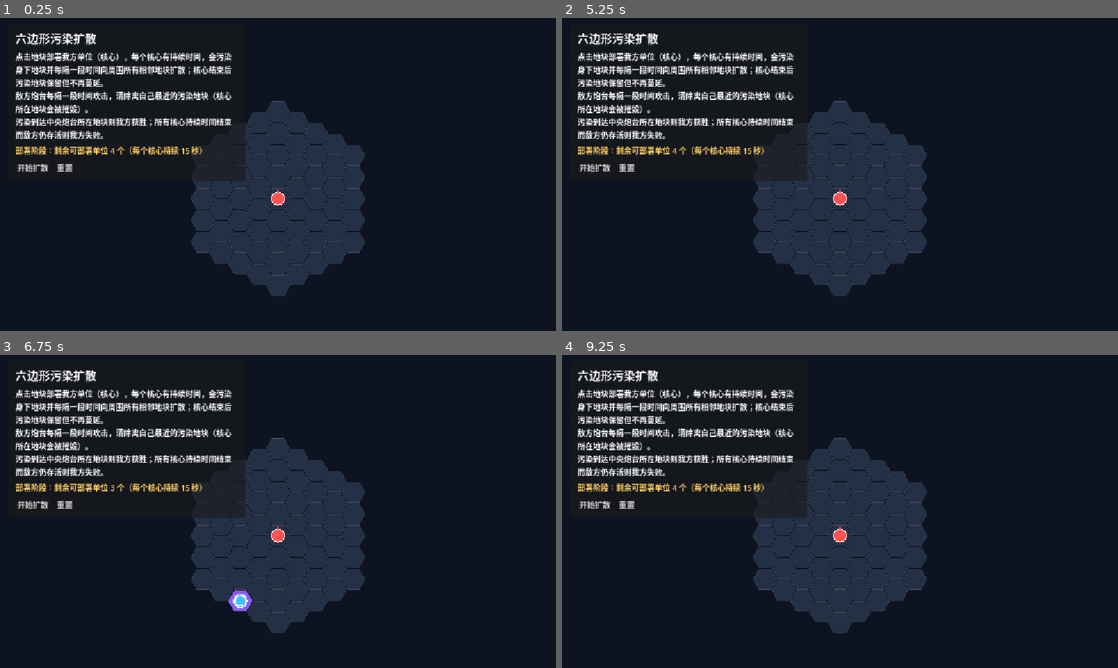
Above: before the commit, frames 1-4 (two rows, left to right).
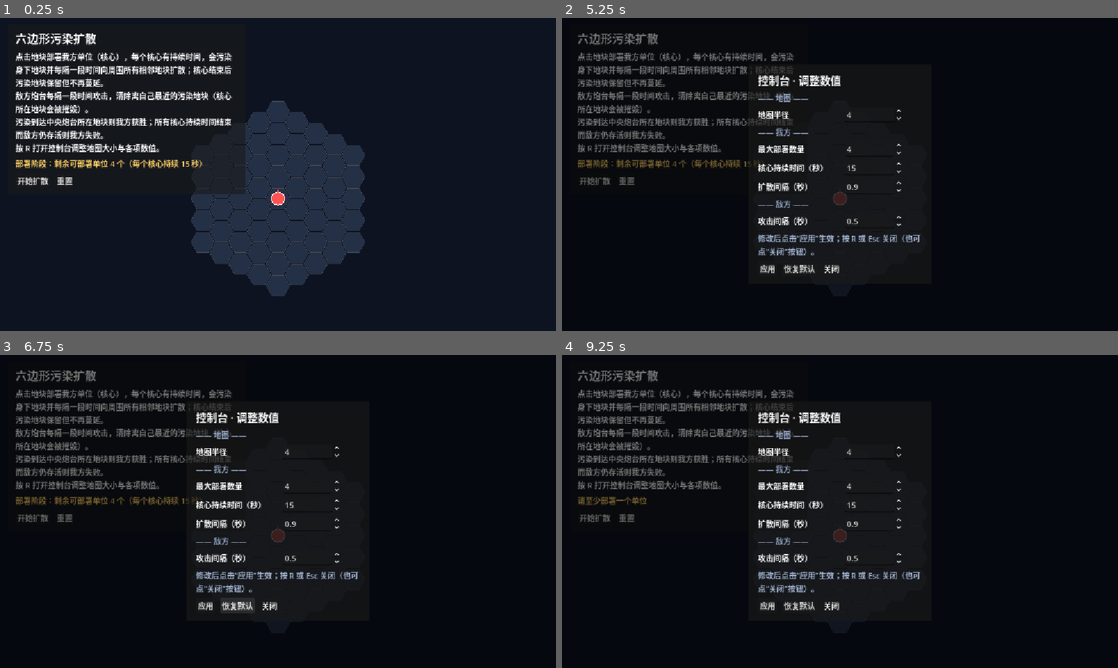
Above: after the commit, the same moments.

Repository: Dilute-l/ProjectGrow
Game: Godot game, scene res://hex_game.tscn
Two runs of this game, one before a commit and one after it. Both use one fixed random seed, a clock stepped at 60 frames per second and the inputs below.
Inputs (mouse positions are in pixels of both pictures, inside the frame that each line leads up to):
- Up to frame 1 (0.25 s): no input
- Up to frame 2 (5.25 s): click "开始扩散" at 0.5 s; click "开始扩散" at 1.25 s; click "重置" at 2 s; click "重置" at 2.75 s; click "开始扩散" at 3.5 s; click "重置" at 4.25 s; tap Enter at 5 s; move the mouse to (962, 158) at 5.02 s; tap R at 5.1 s; click (962, 158) at 5.17 s
- Up to frame 3 (6.75 s): tap Space at 5.27, 5.57 s; click (205, 605) at 5.75 s, where only the run after the commit has a clickable "应用"; click (239, 605) at 6.5 s, where only the run after the commit has a clickable "恢复默认"
- Up to frame 4 (9.25 s): click (828, 605) at 7.25 s, where only the run after the commit has a clickable "关闭"; tap Space at 8 s; drag from (728, 527) to (812, 574) at 8.02 s; tap Enter at 8.75, 8.85 s; move the mouse to (895, 442) at 8.77 s; click (895, 442) at 8.92 s; tap R at 9.05 s

The runs differ from the first frame. In frame 1, 2.0% of the frame differs, in the area x 2-45%, y 40-57%; in frame 2, 19%; in frame 3, 19%, in the area x 2-66%, y 4-89%; in frame 4, 19%.

Commit message:
console & executable file

Diff:
--- a/scripts/hex_game.gd
+++ b/scripts/hex_game.gd
@@ -7,16 +7,26 @@
 ## 清除离自己最近的污染地块（若为核心所在地块则摧毁核心）。
 ## 污染到达中央炮台所在地块 => 炮台损毁、我方获胜；
 ## 所有核心持续时间结束而敌方仍存活 => 我方失败。
-
-# ---------------------------------------------------------------------------
-# 配置
-# ---------------------------------------------------------------------------
-const HEX_SIZE := 26.0            # 六边形中心到顶点的距离（像素）
-const GRID_RADIUS := 4            # 六边形地图半径（中心向外层数）
-const MAX_UNITS := 4              # 可部署的我方单位数量
-const SPREAD_INTERVAL := 0.9      # 每次扩散的时间间隔（秒）
-const CORE_DURATION := 15.0       # 每个单位“核心”的持续时间（秒）
-const ENEMY_ATTACK_INTERVAL := 0.5  # 敌方每次攻击的间隔（秒）
+## 按 R 打开/关闭控制台，可调整地图大小、我方与敌方的数值。
+
+# ---------------------------------------------------------------------------
+# 配置（运行时可在控制台中调整）
+# ---------------------------------------------------------------------------
+const HEX_SIZE_DEFAULT := 26.0        # 六边形中心到顶点的距离（像素，默认）
+const GRID_RADIUS_DEFAULT := 4        # 六边形地图半径（中心向外层数，默认）
+
+const MAX_UNITS_DEFAULT := 4          # 我方可部署单位数量（默认）
+const CORE_DURATION_DEFAULT := 15.0   # 我方单位“核心”持续时间（秒，默认）
+const SPREAD_INTERVAL_DEFAULT := 0.9  # 扩散时间间隔（秒，默认）
+const ENEMY_ATTACK_INTERVAL_DEFAULT := 0.5  # 敌方攻击间隔（秒，默认）
+
+# 运行时数值（可在控制台修改）
+var hex_size := HEX_SIZE_DEFAULT
+var grid_radius := GRID_RADIUS_DEFAULT
+var max_units := MAX_UNITS_DEFAULT
+var core_duration := CORE_DURATION_DEFAULT
+var spread_interval := SPREAD_INTERVAL_DEFAULT
+var enemy_attack_interval := ENEMY_ATTACK_INTERVAL_DEFAULT
 
 const COL_BG           := Color("0d1321")
 const COL_TILE         := Color("243045")
@@ -49,6 +59,15 @@
 var map_offset := Vector2.ZERO
 var total_hexes := 0
 
+# 控制台
+var console_open := false
+var console_layer: CanvasLayer
+var sb_radius: SpinBox
+var sb_units: SpinBox
+var sb_core: SpinBox
+var sb_spread: SpinBox
+var sb_enemy: SpinBox
+
 var status_label: Label
 var info_label: Label
 var start_button: Button
@@ -58,12 +77,16 @@
 # ---------------------------------------------------------------------------
 func _ready() -> void:
 	_recenter()
+	_fit_hex_size()
 	total_hexes = all_cells().size()
 	_build_hud()
+	_build_console()
 	_update_status()
 	queue_redraw()
 
 func _process(delta: float) -> void:
+	if console_open:
+		return
 	if phase != Phase.RUNNING:
 		return
 	# 1) 核心倒计时（到期后核心消失，但其污染地块保留）
@@ -83,7 +106,7 @@
 		return
 	# 3) 污染蔓延（只要还有存活核心）
 	spread_timer += delta
-	if spread_timer >= SPREAD_INTERVAL:
+	if spread_timer >= spread_interval:
 		spread_timer = 0.0
 		_spread_tick()
 	if phase != Phase.RUNNING:  # 蔓延导致胜利
@@ -92,7 +115,7 @@
 		return
 	# 4) 敌方攻击
 	enemy_attack_timer += delta
-	if enemy_attack_timer >= ENEMY_ATTACK_INTERVAL:
+	if enemy_attack_timer >= enemy_attack_interval:
 		enemy_attack_timer = 0.0
 		_enemy_attack()
 	# 敌方攻击可能摧毁最后一个核心
@@ -104,12 +127,23 @@
 func _notification(what: int) -> void:
 	if what == NOTIFICATION_WM_SIZE_CHANGED:
 		_recenter()
+		_fit_hex_size()
 		queue_redraw()
 
 func _recenter() -> void:
 	var vs := get_viewport_rect().size
 	map_offset = Vector2(vs.x * 0.5, vs.y * 0.5 + 50.0)
 
+# 根据当前地图半径自动缩放六边形大小，使地图始终适配窗口
+func _fit_hex_size() -> void:
+	var vs := get_viewport_rect().size
+	var margin := 60.0
+	var avail_w := vs.x - margin * 2.0
+	var avail_h := vs.y - margin * 2.0 - 90.0  # 顶部 HUD 约 90px
+	var by_w := avail_w / (3.0 * grid_radius + 2.0)
+	var by_h := avail_h / (sqrt(3.0) * (2.0 * grid_radius + 1.0))
+	hex_size = clampf(minf(HEX_SIZE_DEFAULT, minf(by_w, by_h)), 8.0, HEX_SIZE_DEFAULT)
+
 # ---------------------------------------------------------------------------
 # 六边形数学（轴向坐标，平顶六边形）
 # ---------------------------------------------------------------------------
@@ -117,12 +151,12 @@
 	return Vector2(size * 1.5 * q, size * sqrt(3.0) * (r + q * 0.5))
 
 func hex_center(cell: Vector2i) -> Vector2:
-	return map_offset + axial_to_pixel(cell.x, cell.y, HEX_SIZE)
+	return map_offset + axial_to_pixel(cell.x, cell.y, hex_size)
 
 func pixel_to_hex(p: Vector2) -> Vector2i:
 	var lp := p - map_offset
-	var qf := (2.0 / 3.0 * lp.x) / HEX_SIZE
-	var rf := (-1.0 / 3.0 * lp.x + sqrt(3.0) / 3.0 * lp.y) / HEX_SIZE
+	var qf := (2.0 / 3.0 * lp.x) / hex_size
+	var rf := (-1.0 / 3.0 * lp.x + sqrt(3.0) / 3.0 * lp.y) / hex_size
 	var xf := qf
 	var zf := rf
 	var yf := -xf - zf
@@ -147,12 +181,12 @@
 	return maxi(absi(dx), maxi(absi(dy), absi(dz)))
 
 func in_bounds(cell: Vector2i) -> bool:
-	return cube_dist(cell, Vector2i.ZERO) <= GRID_RADIUS
+	return cube_dist(cell, Vector2i.ZERO) <= grid_radius
 
 func all_cells() -> Array[Vector2i]:
 	var arr: Array[Vector2i] = []
-	for q in range(-GRID_RADIUS, GRID_RADIUS + 1):
-		for r in range(-GRID_RADIUS, GRID_RADIUS + 1):
+	for q in range(-grid_radius, grid_radius + 1):
+		for r in range(-grid_radius, grid_radius + 1):
 			var c := Vector2i(q, r)
 			if in_bounds(c):
 				arr.append(c)
@@ -164,31 +198,31 @@
 func _draw() -> void:
 	draw_rect(Rect2(Vector2.ZERO, get_viewport_rect().size), COL_BG)
 	for cell in all_cells():
-		draw_hex(hex_center(cell), HEX_SIZE - 1.2, _tile_color(cell))
+		draw_hex(hex_center(cell), hex_size - 1.2, _tile_color(cell))
 	# 我方单位（核心）
 	for cell in units:
 		var c := hex_center(cell)
-		draw_circle(c, HEX_SIZE * 0.40, COL_UNIT)
-		draw_arc(c, HEX_SIZE * 0.40, 0.0, TAU, 24, COL_UNIT_RING, 2.0)
+		draw_circle(c, hex_size * 0.40, COL_UNIT)
+		draw_arc(c, hex_size * 0.40, 0.0, TAU, 24, COL_UNIT_RING, 2.0)
 		# 持续时间环（随剩余时间缩短）
-		var frac := clampf(units[cell] / CORE_DURATION, 0.0, 1.0)
-		draw_arc(c, HEX_SIZE * 0.52, -PI * 0.5, -PI * 0.5 + TAU * frac, 24, COL_UNIT_RING, 3.0)
+		var frac := clampf(units[cell] / core_duration, 0.0, 1.0)
+		draw_arc(c, hex_size * 0.52, -PI * 0.5, -PI * 0.5 + TAU * frac, 24, COL_UNIT_RING, 3.0)
 	# 敌方炮台
 	var tc := hex_center(turret_coord)
 	if turret_alive:
-		draw_circle(tc, HEX_SIZE * 0.52, COL_TURRET)
-		draw_arc(tc, HEX_SIZE * 0.52, 0.0, TAU, 24, COL_TURRET_RING, 2.0)
-		var dir := Vector2(0.0, -1.0) * HEX_SIZE * 0.82
-		var perp := Vector2(HEX_SIZE * 0.22, 0.0)
+		draw_circle(tc, hex_size * 0.52, COL_TURRET)
+		draw_arc(tc, hex_size * 0.52, 0.0, TAU, 24, COL_TURRET_RING, 2.0)
+		var dir := Vector2(0.0, -1.0) * hex_size * 0.82
+		var perp := Vector2(hex_size * 0.22, 0.0)
 		draw_colored_polygon(PackedVector2Array([tc + dir, tc + perp, tc - perp]), COL_TURRET)
 		if phase == Phase.RUNNING:
 			# 敌方攻击充能环
-			var afrac := clampf(enemy_attack_timer / ENEMY_ATTACK_INTERVAL, 0.0, 1.0)
-			draw_arc(tc, HEX_SIZE * 0.66, -PI * 0.5, -PI * 0.5 + TAU * afrac, 32, COL_TURRET_RING, 2.5)
+			var afrac := clampf(enemy_attack_timer / enemy_attack_interval, 0.0, 1.0)
+			draw_arc(tc, hex_size * 0.66, -PI * 0.5, -PI * 0.5 + TAU * afrac, 32, COL_TURRET_RING, 2.5)
 	else:
-		draw_circle(tc, HEX_SIZE * 0.52, COL_TURRET_DEAD)
-		draw_line(tc + Vector2(-1, -1) * HEX_SIZE * 0.3, tc + Vector2(1, 1) * HEX_SIZE * 0.3, COL_TURRET_RING, 3.0)
-		draw_line(tc + Vector2(-1, 1) * HEX_SIZE * 0.3, tc + Vector2(1, -1) * HEX_SIZE * 0.3, COL_TURRET_RING, 3.0)
+		draw_circle(tc, hex_size * 0.52, COL_TURRET_DEAD)
+		draw_line(tc + Vector2(-1, -1) * hex_size * 0.3, tc + Vector2(1, 1) * hex_size * 0.3, COL_TURRET_RING, 3.0)
+		draw_line(tc + Vector2(-1, 1) * hex_size * 0.3, tc + Vector2(1, -1) * hex_size * 0.3, COL_TURRET_RING, 3.0)
 
 func _tile_color(cell: Vector2i) -> Color:
 	var polluted_here := polluted.has(cell)
@@ -213,6 +247,19 @@
 # 交互
 # ---------------------------------------------------------------------------
 func _unhandled_input(event: InputEvent) -> void:
+	if event is InputEventKey and event.pressed:
+		if event.keycode == KEY_R:
+			if console_open:
+				_close_console()
+			else:
+				_open_console()
+			return
+		if event.keycode == KEY_ESCAPE:
+			if console_open:
+				_close_console()
+			return
+	if console_open:
+		return  # 控制台打开时，屏蔽游戏交互
 	if event is InputEventMouseMotion:
 		hover_cell = pixel_to_hex(event.position)
 		queue_redraw()
@@ -225,8 +272,6 @@
 	elif event is InputEventKey and event.pressed:
 		if (event.keycode == KEY_SPACE or event.keycode == KEY_ENTER) and phase == Phase.DEPLOY:
 			_start()
-		elif event.keycode == KEY_R:
-			_reset()
 
 func _try_place(cell: Vector2i) -> void:
 	if not in_bounds(cell):
@@ -235,10 +280,10 @@
 		return
 	if units.has(cell):
 		return
-	if units.size() >= MAX_UNITS:
-		_set_status("已达到最大部署数量（%d 个）" % MAX_UNITS)
-		return
-	units[cell] = CORE_DURATION
+	if units.size() >= max_units:
+		_set_status("已达到最大部署数量（%d 个）" % max_units)
+		return
+	units[cell] = core_duration
 	_pollute(cell)
 	_update_status()
 	queue_redraw()
@@ -346,7 +391,7 @@
 	vbox.add_child(title)
 
 	info_label = Label.new()
-	info_label.text = "点击地块部署我方单位（核心），每个核心有持续时间，会污染身下地块并每隔一段时间向周围所有相邻地块扩散；核心结束后污染地块保留但不再蔓延。\n敌方炮台每隔一段时间攻击，清除离自己最近的污染地块（核心所在地块会被摧毁）。\n污染到达中央炮台所在地块则我方获胜；所有核心持续时间结束而敌方仍存活则我方失败。"
+	info_label.text = "点击地块部署我方单位（核心），每个核心有持续时间，会污染身下地块并每隔一段时间向周围所有相邻地块扩散；核心结束后污染地块保留但不再蔓延。\n敌方炮台每隔一段时间攻击，清除离自己最近的污染地块（核心所在地块会被摧毁）。\n污染到达中央炮台所在地块则我方获胜；所有核心持续时间结束而敌方仍存活则我方失败。\n按 R 打开控制台调整地图大小与各项数值。"
 	info_label.autowrap_mode = TextServer.AUTOWRAP_WORD_SMART
 	info_label.custom_minimum_size = Vector2(460, 0)
 	vbox.add_child(info_label)
@@ -377,11 +422,170 @@
 func _update_status() -> void:
 	match phase:
 		Phase.DEPLOY:
-			_set_status("部署阶段：剩余可部署单位 %d 个（每个核心持续 %.0f 秒）" % [MAX_UNITS - units.size(), CORE_DURATION])
+			_set_status("部署阶段：剩余可部署单位 %d 个（每个核心持续 %.0f 秒）" % [max_units - units.size(), core_duration])
 		Phase.RUNNING:
-			var next_attack := maxf(ENEMY_ATTACK_INTERVAL - enemy_attack_timer, 0.0)
+			var next_attack := maxf(enemy_attack_interval - enemy_attack_timer, 0.0)
 			_set_status("扩散中…… 已污染 %d/%d 地块 | 存活核心 %d | 敌方 %.1f 秒后攻击" % [polluted.size(), total_hexes, units.size(), next_attack])
 		Phase.WON:
 			_set_status("胜利！敌方炮台所在地块已被污染，炮台损毁")
 		Phase.LOST:
 			_set_status("失败！所有单位核心已结束，而敌方炮台仍存活")
+
+# ---------------------------------------------------------------------------
+# 控制台
+# ---------------------------------------------------------------------------
+func _build_console() -> void:
+	console_layer = CanvasLayer.new()
+	console_layer.layer = 20
+	console_layer.visible = false
+	add_child(console_layer)
+
+	var dim := ColorRect.new()
+	dim.color = Color(0.0, 0.0, 0.0, 0.55)
+	dim.set_anchors_preset(Control.PRESET_FULL_RECT)
+	dim.mouse_filter = Control.MOUSE_FILTER_STOP
+	console_layer.add_child(dim)
+
+	var center := CenterContainer.new()
+	center.set_anchors_preset(Control.PRESET_FULL_RECT)
+	console_layer.add_child(center)
+
+	var panel := PanelContainer.new()
+	center.add_child(panel)
+
+	var margin := MarginContainer.new()
+	margin.add_theme_constant_override("margin_left", 20)
+	margin.add_theme_constant_override("margin_top", 16)
+	margin.add_theme_constant_override("margin_right", 20)
+	margin.add_theme_constant_override("margin_bottom", 16)
+	panel.add_child(margin)
+
+	var vbox := VBoxContainer.new()
+	vbox.add_theme_constant_override("separation", 8)
+	margin.add_child(vbox)
+
+	var title := Label.new()
+	title.text = "控制台 · 调整数值"
+	title.add_theme_font_size_override("font_size", 22)
+	vbox.add_child(title)
+
+	# 地图
+	vbox.add_child(_section_label("—— 地图 ——"))
+	sb_radius = _add_spin_row(vbox, "地图半径", 1.0, 8.0, 1.0, grid_radius, true)
+
+	# 我方
+	vbox.add_child(_section_label("—— 我方 ——"))
+	sb_units = _add_spin_row(vbox, "最大部署数量", 1.0, 12.0, 1.0, max_units, true)
+	sb_core = _add_spin_row(vbox, "核心持续时间（秒）", 1.0, 120.0, 1.0, core_duration, false)
+	sb_spread = _add_spin_row(vbox, "扩散间隔（秒）", 0.1, 10.0, 0.1, spread_interval, false)
+
+	# 敌方
+	vbox.add_child(_section_label("—— 敌方 ——"))
+	sb_enemy = _add_spin_row(vbox, "攻击间隔（秒）", 0.1, 30.0, 0.1, enemy_attack_interval, false)
+
+	var hint := Label.new()
+	hint.text = "修改后点击“应用”生效；按 R 或 Esc 关闭（也可点“关闭”按钮）。"
+	hint.autowrap_mode = TextServer.AUTOWRAP_WORD_SMART
+	hint.custom_minimum_size = Vector2(340, 0)
+	hint.add_theme_color_override("font_color", Color("9fb0cc"))
+	vbox.add_child(hint)
+
+	var hbox := HBoxContainer.new()
+	hbox.add_theme_constant_override("separation", 10)
+	vbox.add_child(hbox)
+
+	var apply_btn := Button.new()
+	apply_btn.text = "应用"
+	apply_btn.pressed.connect(_console_apply)
+	hbox.add_child(apply_btn)
+
+	var default_btn := Button.new()
+	default_btn.text = "恢复默认"
+	default_btn.pressed.connect(_console_defaults)
+	hbox.add_child(default_btn)
+
+	var close_btn := Button.new()
+	close_btn.text = "关闭"
+	close_btn.pressed.connect(_close_console)
+	hbox.add_child(close_btn)
+
+func _section_label(text: String) -> Label:
+	var l := Label.new()
+	l.text = text
+	l.add_theme_color_override("font_color", Color("8a9bb8"))
+	return l
+
+func _add_spin_row(parent: Control, label_text: String, mn: float, mx: float, step: float, initial: float, rounded: bool) -> SpinBox:
+	var row := HBoxContainer.new()
+	row.add_theme_constant_override("separation", 10)
+	parent.add_child(row)
+
+	var lbl := Label.new()
+	lbl.text = label_text
+	lbl.custom_minimum_size = Vector2(170, 0)
+	row.add_child(lbl)
+
+	var sb := SpinBox.new()
+	sb.min_value = mn
+	sb.max_value = mx
+	sb.step = step
+	sb.rounded = rounded
+	sb.value = initial
+	sb.custom_minimum_size = Vector2(120, 0)
+	row.add_child(sb)
+	return sb
+
+func _open_console() -> void:
+	sb_radius.value = grid_radius
+	sb_units.value = max_units
+	sb_core.value = core_duration
+	sb_spread.value = spread_interval
+	sb_enemy.value = enemy_attack_interval
+	console_open = true
+	console_layer.visible = true
+	queue_redraw()
+
+func _close_console() -> void:
+	console_open = false
+	console_layer.visible = false
+	queue_redraw()
+
+func _console_apply() -> void:
+	var new_radius := int(round(sb_radius.value))
+	if new_radius != grid_radius:
+		grid_radius = new_radius
+		_fit_hex_size()
+		total_hexes = all_cells().size()
+		_prune_out_of_bounds()
+	max_units = int(round(sb_units.value))
+	core_duration = sb_core.value
+	spread_interval = sb_spread.value
+	enemy_attack_interval = sb_enemy.value
+	_update_status()
+	queue_redraw()
+
+func _console_defaults() -> void:
+	grid_radius = GRID_RADIUS_DEFAULT
+	hex_size = HEX_SIZE_DEFAULT
+	max_units = MAX_UNITS_DEFAULT
+	core_duration = CORE_DURATION_DEFAULT
+	spread_interval = SPREAD_INTERVAL_DEFAULT
+	enemy_attack_interval = ENEMY_ATTACK_INTERVAL_DEFAULT
+	total_hexes = all_cells().size()
+	_prune_out_of_bounds()
+	sb_radius.value = grid_radius
+	sb_units.value = max_units
+	sb_core.value = core_duration
+	sb_spread.value = spread_interval
+	sb_enemy.value = enemy_attack_interval
+	_update_status()
+	queue_redraw()
+
+# 地图缩小后，移除越界的地块上的单位与污染
+func _prune_out_of_bounds() -> void:
+	for cell in units.keys():
+		if not in_bounds(cell):
+			units.erase(cell)
+	for cell in polluted.keys():
+		if not in_bounds(cell):
+			polluted.erase(cell)
Not shown, added: export_presets.cfg
Not shown, added: DEMO.console.exe
Not shown, added: DEMO.exe
Not shown, added: DEMO.pck
